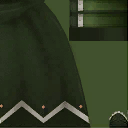
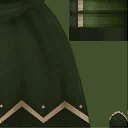
Comparing the layer stacks of the two 128 × 128 images. Changes:
pixels changed over [0, 0, 128, 125] (layer not identified)
